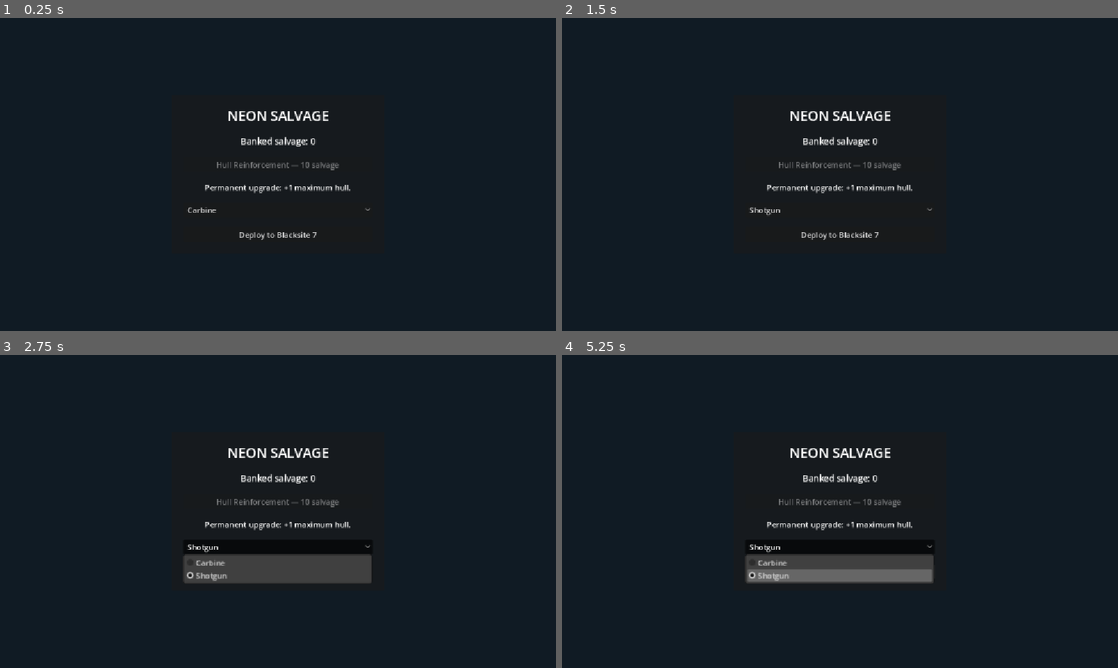
Above: before the commit, frames 1-4 (two rows, left to right).
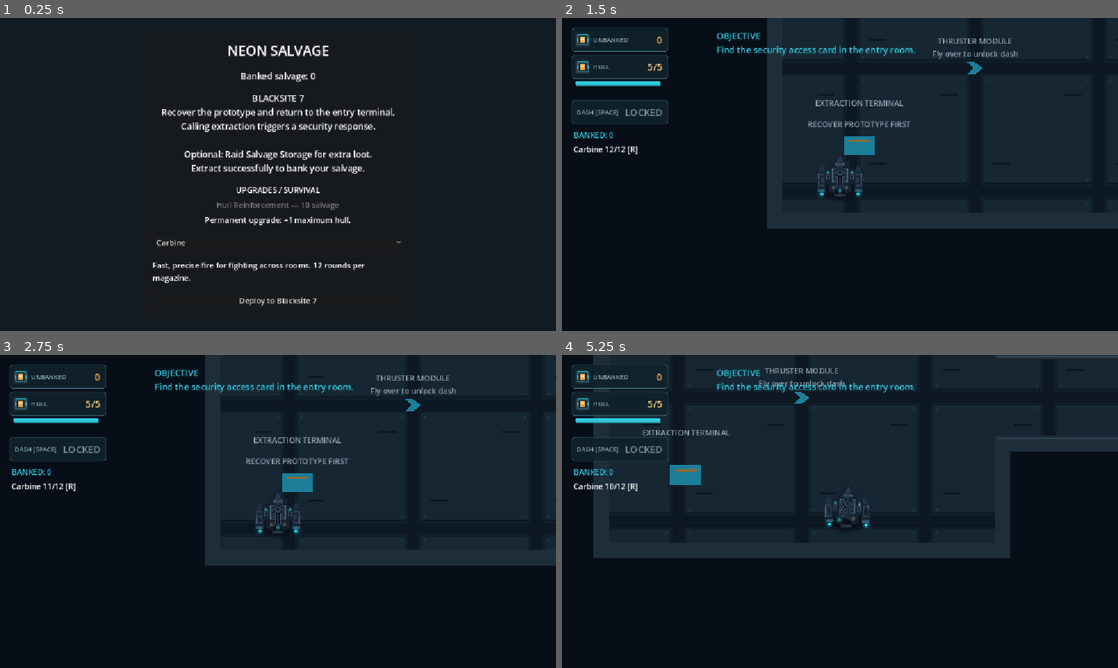
Above: after the commit, the same moments.

Repository: lolalolabob123/NeonSalvage-Godot
Game: Godot game, scene res://scenes/ui/PreperationScreen.tscn
Two runs of this game, one before a commit and one after it. Both use one fixed random seed, a clock stepped at 60 frames per second and the inputs below.
Inputs (mouse positions are in pixels of both pictures, inside the frame that each line leads up to):
- Up to frame 1 (0.25 s): no input
- Up to frame 2 (1.5 s): click "Carbine" at 0.5 s; click "Deploy to Blacksite 7" at 1.25 s
- Up to frame 3 (2.75 s): click (278, 545) at 2 s, where only the run before the commit has a clickable "Shotgun"
- Up to frame 4 (5.25 s): move the mouse to (962, 495) at 2.77 s; hold D (move_right) 2.78-3.53 s; tap Space (dash) at 2.85, 5.1 s; move the mouse to (728, 527) at 3.52 s; hold S (move_down) 3.53-4.28 s; click (728, 527) at 3.6 s; move the mouse to (895, 442) at 4.27 s; hold D (move_right) 4.28-5.03 s; hold E (interact) 4.28-5.03 s; move the mouse to (812, 574) at 5.02 s; hold W (move_up) from 5.03 s (still down)

The runs differ from the first frame. In frame 1, 5.2% of the frame differs, in the area x 27-73%, y 8-92%; in frame 2, 7.3%; in frame 3, 9.9%, in the area x 1-99%, y 3-74%; in frame 4, 9.4%.

Commit message:
added scripts to generate connecting floors and corridors, and started planning the skill tree

Diff:
--- /dev/null
+++ b/neon-salvage/scenes/environment/AutoFloor.tscn
@@ -0,0 +1,15 @@
+[gd_scene format=3 uid="uid://df6gvmjp0tngj"]
+
+[ext_resource type="Texture2D" uid="uid://cqqouqhcddfm6" path="res://assets/environment/IndustrialDeck_A.png" id="1_yigwm"]
+[ext_resource type="Script" uid="uid://biyu34xgffssx" path="res://scripts/environment/auto_floor.gd" id="2_nvhyg"]
+
+[node name="AutoFloor" type="Polygon2D" unique_id=977414101 node_paths=PackedStringArray("west_wall", "east_wall", "north_wall", "south_wall")]
+z_index = -10
+texture_repeat = 2
+texture = ExtResource("1_yigwm")
+polygon = PackedVector2Array(416, -96, 1024, -96, 1024, 96, 416, 96)
+script = ExtResource("2_nvhyg")
+west_wall = NodePath("")
+east_wall = NodePath("")
+north_wall = NodePath("")
+south_wall = NodePath("")
--- /dev/null
+++ b/neon-salvage/scenes/environment/ExteriorSupports.tscn
@@ -0,0 +1,5 @@
+[gd_scene format=3 uid="uid://bvtdbeetlwk31"]
+
+[node name="ExteriorSupports" type="Node2D" unique_id=1236914904]
+z_index = -20
+z_as_relative = false
--- a/neon-salvage/scenes/levels/Blacksite7_VisualTest.tscn
+++ b/neon-salvage/scenes/levels/Blacksite7_VisualTest.tscn
@@ -14,6 +14,7 @@
 [ext_resource type="PackedScene" uid="uid://bq0waxbah2ib0" path="res://scenes/enemies/SentryDrone.tscn" id="9_dnu7g"]
 [ext_resource type="PackedScene" uid="uid://dxlegqbd22q4p" path="res://scenes/pickups/ThrusterModule.tscn" id="9_lef3q"]
 [ext_resource type="PackedScene" uid="uid://b350x34tney4e" path="res://scenes/environment/SecurityCover.tscn" id="9_wg0vd"]
+[ext_resource type="PackedScene" uid="uid://df6gvmjp0tngj" path="res://scenes/environment/AutoFloor.tscn" id="10_4q2j7"]
 [ext_resource type="PackedScene" uid="uid://b1pbipcmjsgtm" path="res://scenes/environment/FacilityDoor.tscn" id="10_526av"]
 [ext_resource type="Script" uid="uid://bydq36evamwfi" path="res://scripts/ui/facility_mission.gd" id="11_4q2j7"]
 [ext_resource type="PackedScene" uid="uid://cigmjeegxcf36" path="res://scenes/environment/FacilityLamp.tscn" id="11_uvhhh"]
@@ -22,6 +23,9 @@
 [ext_resource type="PackedScene" uid="uid://ti5tm2bhdgvs" path="res://scenes/environment/CorridorWall512.tscn" id="14_b6bub"]
 [ext_resource type="Script" uid="uid://d15rr4d8o45pr" path="res://scripts/security_response.gd" id="14_wrxkt"]
 [ext_resource type="Script" uid="uid://biyu34xgffssx" path="res://scripts/environment/auto_floor.gd" id="15_dnu7g"]
+[ext_resource type="Script" uid="uid://bekvjdhdmwubs" path="res://scripts/environment/auto_corridor.gd" id="17_526av"]
+[ext_resource type="PackedScene" uid="uid://bvtdbeetlwk31" path="res://scenes/environment/ExteriorSupports.tscn" id="20_g5lru"]
+[ext_resource type="Script" uid="uid://hvbthjgtynm" path="res://scripts/environment/exterior_supports.gd" id="21_tavan"]
 
 [sub_resource type="NavigationPolygon" id="NavigationPolygon_i52rn"]
 vertices = PackedVector2Array(1682, -270, 1682, -50, 1502, -78, 1502, -202, 942, -270, 1282, -202, 942, -50, 1022, -62, …(212 unchanged characters)…
@@ -60,11 +64,11 @@
 fill_from = Vector2(0.5, 0.5)
 fill_to = Vector2(1, 0.5)
 
-[sub_resource type="RectangleShape2D" id="RectangleShape2D_vpnm2"]
-size = Vector2(512, 32)
-
-[sub_resource type="RectangleShape2D" id="RectangleShape2D_82m6p"]
-size = Vector2(512, 32)
+[sub_resource type="RectangleShape2D" id="RectangleShape2D_4q2j7"]
+size = Vector2(384, 32)
+
+[sub_resource type="RectangleShape2D" id="RectangleShape2D_g5lru"]
+size = Vector2(384, 32)
 
 [node name="Blacksite7_LayoutTest" type="Node2D" unique_id=1876928811]
 
@@ -170,6 +174,13 @@
 
 [node name="ThrusterModule" parent="EntryRoom" unique_id=432663130 instance=ExtResource("9_lef3q")]
 
+[node name="AutoFloor" parent="EntryRoom" unique_id=977414101 node_paths=PackedStringArray("west_wall", "east_wall", "north_wall", "south_wall") instance=ExtResource("10_4q2j7")]
+polygon = PackedVector2Array(-416, -316, 416, -316, 416, 316, -416, 316)
+west_wall = NodePath("../WallWest")
+east_wall = NodePath("../WallEastUpper")
+north_wall = NodePath("../WallNorth")
+south_wall = NodePath("../WallSouth")
+
 [node name="SecurityRoom" type="Node2D" parent="." unique_id=641623183]
 position = Vector2(1312, 0)
 
@@ -221,6 +232,8 @@
 text = "SALVAGE STORAGE →"
 
 [node name="AutoFloor" type="Polygon2D" parent="SecurityRoom" unique_id=2066141425 node_paths=PackedStringArray("west_wall", "east_wall", "north_wall", "south_wall")]
+z_index = -10
+z_as_relative = false
 texture_repeat = 2
 texture = ExtResource("1_np0i0")
 polygon = PackedVector2Array(-416, -316, 416, -316, 416, 316, -416, 316)
@@ -231,7 +244,7 @@
 south_wall = NodePath("../WallSouth")
 
 [node name="OptionalSalvageRoom" type="Node2D" parent="." unique_id=1909031761]
-position = Vector2(2624, 0)
+position = Vector2(2621, -5)
 
 [node name="OptionalCrateNorth" parent="OptionalSalvageRoom" unique_id=1854757648 instance=ExtResource("5_uvhhh")]
 position = Vector2(200, -160)
@@ -299,7 +312,19 @@
 position = Vector2(200, 160)
 salvage_amount = 3
 
-[node name="Corridor" type="Node2D" parent="." unique_id=770490834]
+[node name="AutoFloor" parent="OptionalSalvageRoom" unique_id=1773321010 node_paths=PackedStringArray("west_wall", "east_wall", "north_wall", "south_wall") instance=ExtResource("10_4q2j7")]
+polygon = PackedVector2Array(-416, -316, 416, -316, 416, 316, -416, 316)
+west_wall = NodePath("../WallWestUpper")
+east_wall = NodePath("../WallEast")
+north_wall = NodePath("../WallNorth")
+south_wall = NodePath("../WallSouth")
+
+[node name="Corridor" type="Node2D" parent="." unique_id=770490834 node_paths=PackedStringArray("west_end", "east_end", "north_wall", "south_wall")]
+script = ExtResource("17_526av")
+west_end = NodePath("../EntryRoom/WallEastUpper")
+east_end = NodePath("../SecurityRoom/WallWestUpper")
+north_wall = NodePath("WallNorth")
+south_wall = NodePath("WallSouth")
 
 [node name="WallNorth" parent="Corridor" unique_id=348806659 instance=ExtResource("14_b6bub")]
 position = Vector2(656, -96)
@@ -309,6 +334,7 @@
 rotation = 3.1415927
 
 [node name="Polygon2D" type="Polygon2D" parent="Corridor" unique_id=1050992002]
+visible = false
 z_index = -1
 position = Vector2(15, -4)
 color = Color(0.11372549, 0.1882353, 0.23137255, 1)
@@ -322,6 +348,7 @@
 texture_scale = 0.6
 
 [node name="AutoFloor" type="Polygon2D" parent="Corridor" unique_id=523646097 node_paths=PackedStringArray("west_wall", "east_wall", "north_wall", "south_wall")]
+z_index = -10
 texture_repeat = 2
 texture = ExtResource("1_np0i0")
 polygon = PackedVector2Array(416, -96, 896, -96, 896, 96, 416, 96)
@@ -331,36 +358,65 @@
 north_wall = NodePath("../WallNorth")
 south_wall = NodePath("../WallSouth")
 
-[node name="OptionalCorridor" type="Node2D" parent="." unique_id=1806694438]
+[node name="ExteriorSupports" parent="Corridor" unique_id=1236914904 node_paths=PackedStringArray("west_end", "east_end", "corridor_wall") instance=ExtResource("20_g5lru")]
+script = ExtResource("21_tavan")
+west_end = NodePath("../../EntryRoom/WallEastUpper")
+east_end = NodePath("../../SecurityRoom/WallWestUpper")
+corridor_wall = NodePath("../WallNorth")
+below_corridor = true
+
+[node name="OptionalCorridor" type="Node2D" parent="." unique_id=1806694438 node_paths=PackedStringArray("west_end", "east_end", "north_wall", "south_wall")]
 position = Vector2(1312, 0)
-
-[node name="WallNorth" type="StaticBody2D" parent="OptionalCorridor" unique_id=1109751542 groups=["navigation_blockers"]]
-position = Vector2(656, -96)
-collision_mask = 0
-
-[node name="CollisionShape2D" type="CollisionShape2D" parent="OptionalCorridor/WallNorth" unique_id=435835198]
-shape = SubResource("RectangleShape2D_vpnm2")
-
-[node name="Polygon2D" type="Polygon2D" parent="OptionalCorridor/WallNorth" unique_id=1434687476]
-color = Color(0.20392157, 0.28627452, 0.33333334, 1)
-polygon = PackedVector2Array(-256, -16, 256, -16, 256, 16, -256, 16)
-
-[node name="WallSouth" type="StaticBody2D" parent="OptionalCorridor" unique_id=1147951380 groups=["navigation_blockers"]]
-position = Vector2(656, 96)
-collision_mask = 0
-
-[node name="CollisionShape2D" type="CollisionShape2D" parent="OptionalCorridor/WallSouth" unique_id=2060821403]
-shape = SubResource("RectangleShape2D_82m6p")
-
-[node name="Polygon2D" type="Polygon2D" parent="OptionalCorridor/WallSouth" unique_id=1488524000]
-color = Color(0.20392157, 0.28627452, 0.33333334, 1)
-polygon = PackedVector2Array(-256, -16, 256, -16, 256, 16, -256, 16)
+script = ExtResource("17_526av")
+west_end = NodePath("../SecurityRoom/WallEastUpper")
+east_end = NodePath("../OptionalSalvageRoom/WallWestUpper")
+north_wall = NodePath("WallNorth")
+south_wall = NodePath("WallSouth")
+
+[node name="WallNorth" parent="OptionalCorridor" unique_id=1159639976 instance=ExtResource("14_b6bub")]
+position = Vector2(654.5, -96)
+
+[node name="CollisionShape2D2" type="CollisionShape2D" parent="OptionalCorridor/WallNorth" unique_id=435835198]
+shape = SubResource("RectangleShape2D_4q2j7")
+
+[node name="Polygon2D" type="Polygon2D" parent="OptionalCorridor/WallNorth/CollisionShape2D2" unique_id=1434687476]
+color = Color(0.20392157, 0.28627452, 0.33333334, 1)
+polygon = PackedVector2Array(0, -16, 0, -16, 0, 16, 0, 16)
+
+[node name="WallSouth" parent="OptionalCorridor" unique_id=358306107 instance=ExtResource("14_b6bub")]
+position = Vector2(654.5, 96)
+
+[node name="CollisionShape2D2" type="CollisionShape2D" parent="OptionalCorridor/WallSouth" unique_id=2060821403]
+shape = SubResource("RectangleShape2D_g5lru")
+
+[node name="Polygon2D2" type="Polygon2D" parent="OptionalCorridor/WallSouth" unique_id=1488524000]
+color = Color(0.20392157, 0.28627452, 0.33333334, 1)
+polygon = PackedVector2Array(0, -16, 0, -16, 0, 16, 0, 16)
 
 [node name="Polygon2D" type="Polygon2D" parent="OptionalCorridor" unique_id=60042034]
+visible = false
 z_index = -1
 position = Vector2(15, -4)
 color = Color(0.11372549, 0.1882353, 0.23137255, 1)
 polygon = PackedVector2Array(400, -80, 912, -80, 912, 80, 400, 80)
+
+[node name="AutoFloor" type="Polygon2D" parent="OptionalCorridor" unique_id=1247571584 node_paths=PackedStringArray("west_wall", "east_wall", "north_wall", "south_wall")]
+z_index = -10
+texture_repeat = 2
+texture = ExtResource("1_np0i0")
+polygon = PackedVector2Array(416, -96, 893, -96, 893, 96, 416, 96)
+script = ExtResource("15_dnu7g")
+west_wall = NodePath("../../SecurityRoom/WallEastUpper")
+east_wall = NodePath("../../OptionalSalvageRoom/WallWestUpper")
+north_wall = NodePath("../WallNorth")
+south_wall = NodePath("../WallSouth")
+
+[node name="ExteriorSupports" parent="OptionalCorridor" unique_id=1882680385 node_paths=PackedStringArray("west_end", "east_end", "corridor_wall") instance=ExtResource("20_g5lru")]
+script = ExtResource("21_tavan")
+west_end = NodePath("../../EntryRoom/WallEastUpper")
+east_end = NodePath("../../SecurityRoom/WallWestUpper")
+corridor_wall = NodePath("../../Corridor/WallNorth")
+below_corridor = true
 
 [node name="SentryDrone" parent="." unique_id=1027890939 node_paths=PackedStringArray("patrol_route") instance=ExtResource("9_dnu7g")]
 position = Vector2(1112, 120)
@@ -448,3 +504,15 @@
 
 [node name="FacilityAmbient" type="CanvasModulate" parent="." unique_id=1475264949]
 color = Color(0.57254905, 0.61960787, 0.68235296, 1)
+
+[node name="ExteriorBackdrop" type="CanvasLayer" parent="." unique_id=456482848]
+layer = -1
+
+[node name="ColorRect" type="ColorRect" parent="ExteriorBackdrop" unique_id=447654928]
+anchors_preset = 15
+anchor_right = 1.0
+anchor_bottom = 1.0
+grow_horizontal = 2
+grow_vertical = 2
+mouse_filter = 2
+color = Color(0.03137255, 0.05490196, 0.09019608, 1)
--- a/neon-salvage/scenes/ui/PreperationScreen.tscn
+++ b/neon-salvage/scenes/ui/PreperationScreen.tscn
@@ -58,16 +58,41 @@
 text = "Banked Salvage: 0"
 horizontal_alignment = 1
 
-[node name="HullUpgradeButton" type="Button" parent="Center/Panel/Margin/Content" unique_id=551257756]
+[node name="MissionBriefingLabel" type="Label" parent="Center/Panel/Margin/Content" unique_id=1338324614]
+custom_minimum_size = Vector2(520, 0)
+layout_mode = 2
+theme_override_font_sizes/font_size = 18
+text = "BLACKSITE 7
+Recover the prototype and return to the entry terminal.
+Calling extraction triggers a security response.
+
+Optional: Raid Salvage Storage for extra loot.
+Extract successfully to bank your salvage."
+horizontal_alignment = 1
+autowrap_mode = 3
+
+[node name="SkillTree" type="VBoxContainer" parent="Center/Panel/Margin/Content" unique_id=1305558613]
 layout_mode = 2
 
-[node name="UpgradeStatus" type="Label" parent="Center/Panel/Margin/Content" unique_id=1637880845]
+[node name="Label" type="Label" parent="Center/Panel/Margin/Content/SkillTree" unique_id=229876156]
+layout_mode = 2
+text = "UPGRADES / SURVIVAL"
+horizontal_alignment = 1
+
+[node name="HullUpgradeButton" type="Button" parent="Center/Panel/Margin/Content/SkillTree" unique_id=551257756]
+layout_mode = 2
+
+[node name="UpgradeStatus" type="Label" parent="Center/Panel/Margin/Content/SkillTree" unique_id=1637880845]
 layout_mode = 2
 horizontal_alignment = 1
 
 [node name="PrimaryWeaponSelector" type="OptionButton" parent="Center/Panel/Margin/Content" unique_id=1764344887]
 layout_mode = 2
 
+[node name="WeaponDescription" type="Label" parent="Center/Panel/Margin/Content" unique_id=923246664]
+layout_mode = 2
+autowrap_mode = 3
+
 [node name="DeployButton" type="Button" parent="Center/Panel/Margin/Content" unique_id=421703672]
 layout_mode = 2
 text = "Deploy to Blacksite 7"
--- /dev/null
+++ b/neon-salvage/scripts/environment/auto_corridor.gd
@@ -0,0 +1,60 @@
+@tool
+extends Node2D
+
+@export var west_end: Node2D
+@export var east_end: Node2D
+@export var north_wall: StaticBody2D
+@export var south_wall: StaticBody2D
+
+func _ready() -> void:
+	_update_walls()
+	set_process(Engine.is_editor_hint())
+
+func _process(_delta: float) -> void:
+	_update_walls()
+
+func _update_walls() -> void:
+	if (
+		not is_instance_valid(west_end)
+		or not is_instance_valid(east_end)
+		or not is_instance_valid(north_wall)
+		or not is_instance_valid(south_wall)
+	):
+		return
+
+	var left := to_local(west_end.global_position).x
+	var right := to_local(east_end.global_position).x
+	if right <= left:
+		return
+
+	var center_x := (left + right) * 0.5
+	var wall_length := right - left + 32.0
+	_fit_wall(north_wall, center_x, wall_length)
+	_fit_wall(south_wall, center_x, wall_length)
+
+func _fit_wall(wall: StaticBody2D, center_x: float, wall_length: float) -> void:
+	var collider := wall.get_node("CollisionShape2D") as CollisionShape2D
+	var rectangle := collider.shape as RectangleShape2D
+	if rectangle == null:
+		return
+
+	wall.position.x = center_x
+	if is_equal_approx(rectangle.size.x, wall_length):
+		return
+
+	var half_change := (wall_length - rectangle.size.x) * 0.5
+	var art := wall.get_node("Polygon2D") as Polygon2D
+	var trim := wall.get_node_or_null("InnerTrim") as Line2D
+
+	art.polygon = resize_points(art.polygon, half_change)
+	if trim != null:
+		trim.points = resize_points(trim.points, half_change)
+
+	var resized_shape := rectangle.duplicate() as RectangleShape2D
+	resized_shape.size = Vector2(wall_length, rectangle.size.y)
+	collider.shape = resized_shape
+
+func resize_points(points: PackedVector2Array, half_change: float) -> PackedVector2Array:
+	for i in range(points.size()):
+		points[i].x += signf(points[i].x) * half_change
+	return points
--- /dev/null
+++ b/neon-salvage/scripts/environment/exterior_supports.gd
@@ -0,0 +1,59 @@
+@tool
+extends Node2D
+
+@export var west_end: Node2D
+@export var east_end: Node2D
+@export var corridor_wall: Node2D
+@export var below_corridor: bool = false
+
+const WALL_OFFSET := 48.0
+const BEAM_SPACING := 28.0
+const BRACE_SPACING := 96.0
+const BEAM_COLOR := Color("#18293B")
+const BRACE_COLOR := Color("#122030")
+
+var beam_bounds := Rect2()
+
+func _ready() -> void:
+	_update_bounds()
+	set_process(Engine.is_editor_hint())
+
+func _process(_delta: float) -> void:
+	_update_bounds()
+
+func _update_bounds() -> void:
+	var bounds := Rect2()
+
+	if (
+		is_instance_valid(west_end)
+		and is_instance_valid(east_end)
+		and is_instance_valid(corridor_wall)
+	):
+		var left := to_local(west_end.global_position).x
+		var right := to_local(east_end.global_position).x
+		var wall_y := to_local(corridor_wall.global_position).y
+		if right > left:
+			var top := wall_y - WALL_OFFSET - BEAM_SPACING
+			if below_corridor:
+				top = wall_y + WALL_OFFSET
+			bounds = Rect2(left, top, right - left, BEAM_SPACING)
+
+	if bounds != beam_bounds:
+		beam_bounds = bounds
+		queue_redraw()
+
+func _draw() -> void:
+	if not beam_bounds.has_area():
+		return
+
+	var top_left := beam_bounds.position
+	var bottom_left := top_left + Vector2(0.0, beam_bounds.size.y)
+	var span := Vector2(beam_bounds.size.x, 0.0)
+
+	var sections := ceili(span.x / BRACE_SPACING)
+	for i in range(1, sections):
+		var offset := span * (float(i) / sections)
+		draw_line(top_left + offset, bottom_left + offset, BRACE_COLOR, 6.0)
+
+	draw_line(top_left, top_left + span, BEAM_COLOR, 12.0)
+	draw_line(bottom_left, bottom_left + span, BEAM_COLOR, 12.0)
--- a/neon-salvage/scripts/progress_store.gd
+++ b/neon-salvage/scripts/progress_store.gd
@@ -4,6 +4,14 @@
 
 const SAVE_PATH: String = "user://neon_salvage_progress.cfg"
 const HULL_REINFORCEMENT_COST: int = 10
+const HULL_REINFORCEMENT_ID: StringName = &"hull_reinforcement"
+
+const SKILLS := {
+	HULL_REINFORCEMENT_ID: {
+		"cost": HULL_REINFORCEMENT_COST,
+		"prerequisites": [],
+	},
+}
 
 var banked_salvage: int = 0
 var storage_available: bool = true
@@ -70,10 +78,7 @@
 	return true
 
 func purchase_hull_reinforcement() -> bool:
-	if not storage_available or hull_reinforced:
-		return false
-
-	if banked_salvage < HULL_REINFORCEMENT_COST:
+	if not can_purchase_skill(HULL_REINFORCEMENT_ID):
 		return false
 
 	var new_total: int = banked_salvage - HULL_REINFORCEMENT_COST
@@ -93,3 +98,30 @@
 	hull_reinforced = true
 	banked_salvage_changed.emit(banked_salvage)
 	return true
+
+func has_skill(skill_id: StringName) -> bool:
+	return skill_id == HULL_REINFORCEMENT_ID and hull_reinforced
+
+func get_skill_cost(skill_id: StringName) -> int:
+	var skill: Dictionary = SKILLS.get(skill_id, {})
+	return int(skill.get("cost", -1))
+
+func can_purchase_skill(skill_id: StringName) -> bool:
+	var cost := get_skill_cost(skill_id)
+	if not storage_available or cost < 0 or has_skill(skill_id):
+		return false
+	if banked_salvage < cost:
+		return false
+
+	for prerequisite in SKILLS[skill_id]["prerequisites"]:
+		if not has_skill(prerequisite):
+			return false
+
+	return true
+
+func purchase_skill(skill_id: StringName) -> bool:
+	match skill_id:
+		HULL_REINFORCEMENT_ID:
+			return purchase_hull_reinforcement()
+		_:
+			return false
--- a/neon-salvage/scripts/ui/preperation_screen.gd
+++ b/neon-salvage/scripts/ui/preperation_screen.gd
@@ -7,9 +7,10 @@
 
 @onready var banked_label: Label = $Center/Panel/Margin/Content/BankedLabel
 @onready var deploy_button: Button = $Center/Panel/Margin/Content/DeployButton
-@onready var hull_upgrade_button: Button = $Center/Panel/Margin/Content/HullUpgradeButton
-@onready var upgrade_status: Label = $Center/Panel/Margin/Content/UpgradeStatus
+@onready var hull_upgrade_button: Button = $Center/Panel/Margin/Content/SkillTree/HullUpgradeButton
+@onready var upgrade_status: Label = $Center/Panel/Margin/Content/SkillTree/UpgradeStatus
 @onready var primary_weapon_selector: OptionButton = $Center/Panel/Margin/Content/PrimaryWeaponSelector
+@onready var weapon_description: Label = $Center/Panel/Margin/Content/WeaponDescription
 
 func _ready() -> void:
 	_update_bank_balance(ProgressStore.banked_salvage)
@@ -29,6 +30,9 @@
 		primary_weapon_selector.select(1)
 	else:
 		primary_weapon_selector.select(0)
+
+	primary_weapon_selector.item_selected.connect(_update_weapon_description)
+	_update_weapon_description(primary_weapon_selector.selected)
 
 func _update_bank_balance(total: int) -> void:
 	banked_label.text = "Banked salvage: %d" % total
@@ -54,22 +58,36 @@
 		push_error("Could not deploy: %s" % error_string(error))
 
 func _update_hull_upgrade_button() -> void:
-	if ProgressStore.hull_reinforced:
+	var skill_id := ProgressStore.HULL_REINFORCEMENT_ID
+
+	if ProgressStore.has_skill(skill_id):
 		hull_upgrade_button.text = "Hull Reinforcement installed"
 		hull_upgrade_button.disabled = true
 		upgrade_status.text = "+1 maximum hull on every deployment."
 	else:
-		hull_upgrade_button.text = "Hull Reinforcement — 10 salvage"
-		hull_upgrade_button.disabled = (
-			not ProgressStore.storage_available
-			or ProgressStore.banked_salvage
-			< ProgressStore.HULL_REINFORCEMENT_COST
+		hull_upgrade_button.text = "Hull Reinforcement — %d salvage" % (
+			ProgressStore.get_skill_cost(skill_id)
 		)
+		hull_upgrade_button.disabled = not ProgressStore.can_purchase_skill(skill_id)
 		upgrade_status.text = "Permanent upgrade: +1 maximum hull."
 
-
 func _purchase_hull_upgrade() -> void:
-	if ProgressStore.purchase_hull_reinforcement():
+	if ProgressStore.purchase_skill(ProgressStore.HULL_REINFORCEMENT_ID):
 		_update_hull_upgrade_button()
 	else:
 		upgrade_status.text = "Purchase could not be completed."
+
+func _update_weapon_description(index: int) -> void:
+	match index:
+		0:
+			weapon_description.text = (
+				"Fast, precise fire for fighting across rooms. %d rounds per magazine."
+				% CARBINE.magazine_capacity
+			)
+		1:
+			weapon_description.text = (
+				"Wide spread for close fights around corners. %d shells per magazine."
+				% SHOTGUN.magazine_capacity
+			)
+		_:
+			weapon_description.text = ""
Not shown, added: neon-salvage/scripts/environment/auto_corridor.gd.uid
Not shown, added: neon-salvage/scripts/environment/exterior_supports.gd.uid
